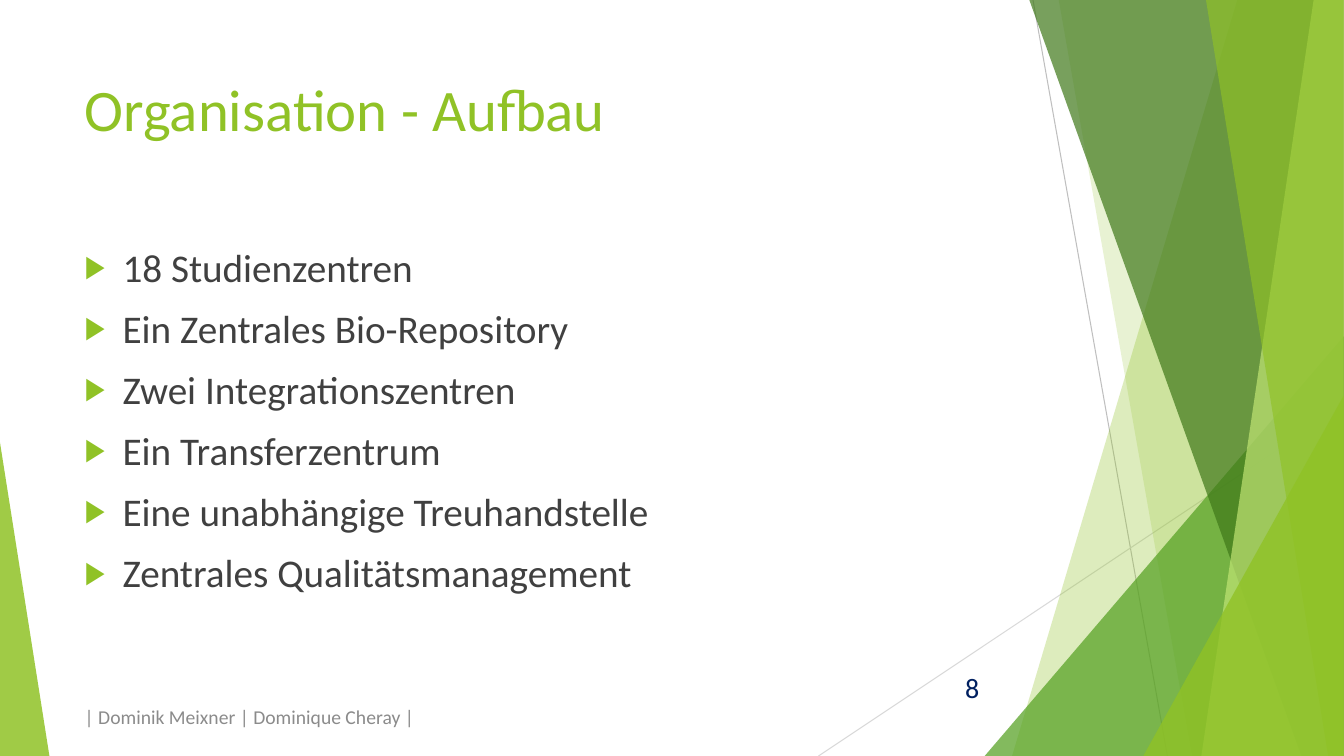
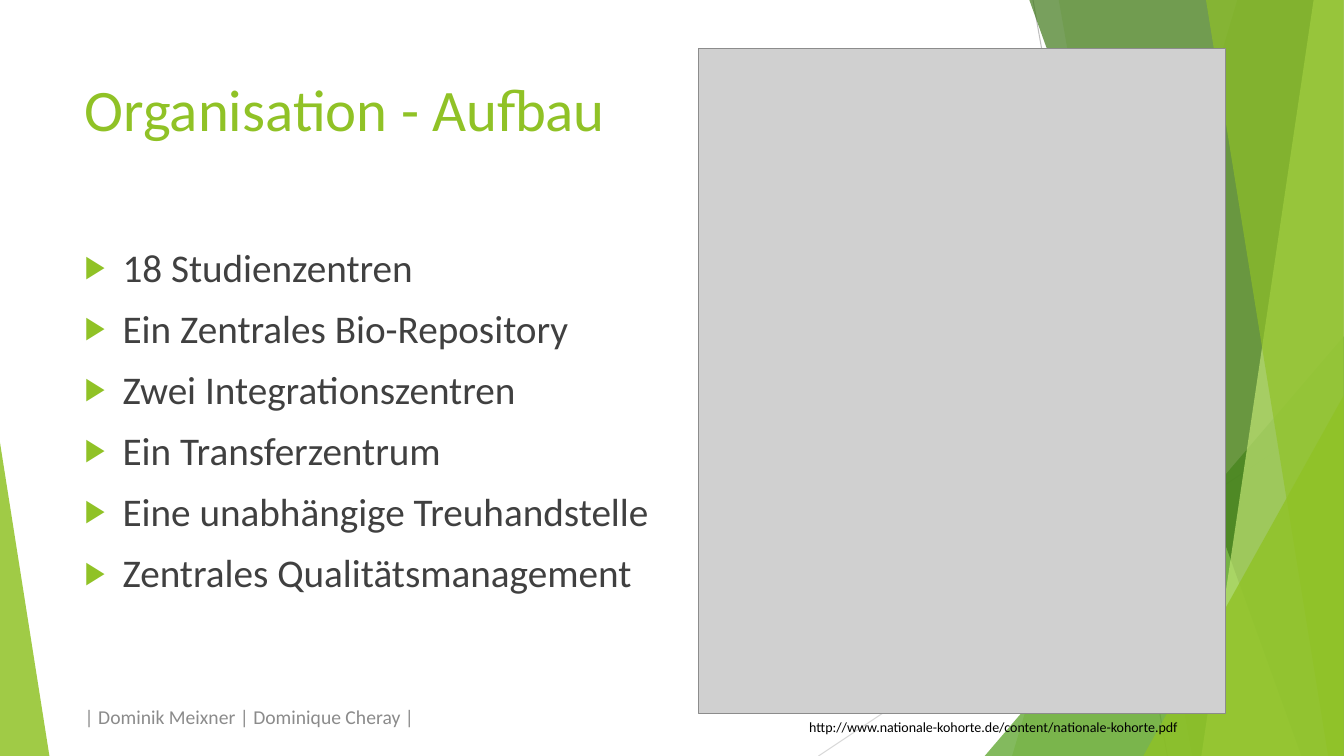
Before and after one commit to domeix/BlaBla, a slide deck: slide 8 of NationaleKohorte/NationaleKohortePraes.pptx. Drawn at 1344x756 pixels with LibreOffice and Linux fonts; fonts in the diff are those of the drawing; grey boxes stand for pictures. Boxes give left, top, right and bottom in pixels: in the first picture for what was removed or moved away, otherwise in the second. Text is boxed around its words. In the diff, an @@ line names an element or a change of style, - is before the commit and + after.

Commit message:
Präsentation Nationale Kohorte ist fertig
Hab die Präsentation fertig gemacht. Sind genau 22 Folien geworden.
Inklusive diverser Titelfolien. Ich dachte das würde mehr werden. Aber
inhaltlich gibt es nichts, was ich noch erwähnenswert finde. Das was man
noch labern könnte, interessiert doch keinen. Oder ist die
Entstehungsgeschichte interessant? Ich finde nicht.

```diff
--- a/NationaleKohorte/NationaleKohortePraes.pptx
+++ b/NationaleKohorte/NationaleKohortePraes.pptx
@@ picture added at (699,48,1226,713) @@
@@ page number removed at (965,679,979,699) @@
-8
@@ text added at (809,720,1177,736), 10 pt, text #000000 @@
+http://www.nationale-kohorte.de/content/nationale-kohorte.pdf
```
Also in this commit, not shown: 4 other slides changed, 15 slides added, 1 other file.
